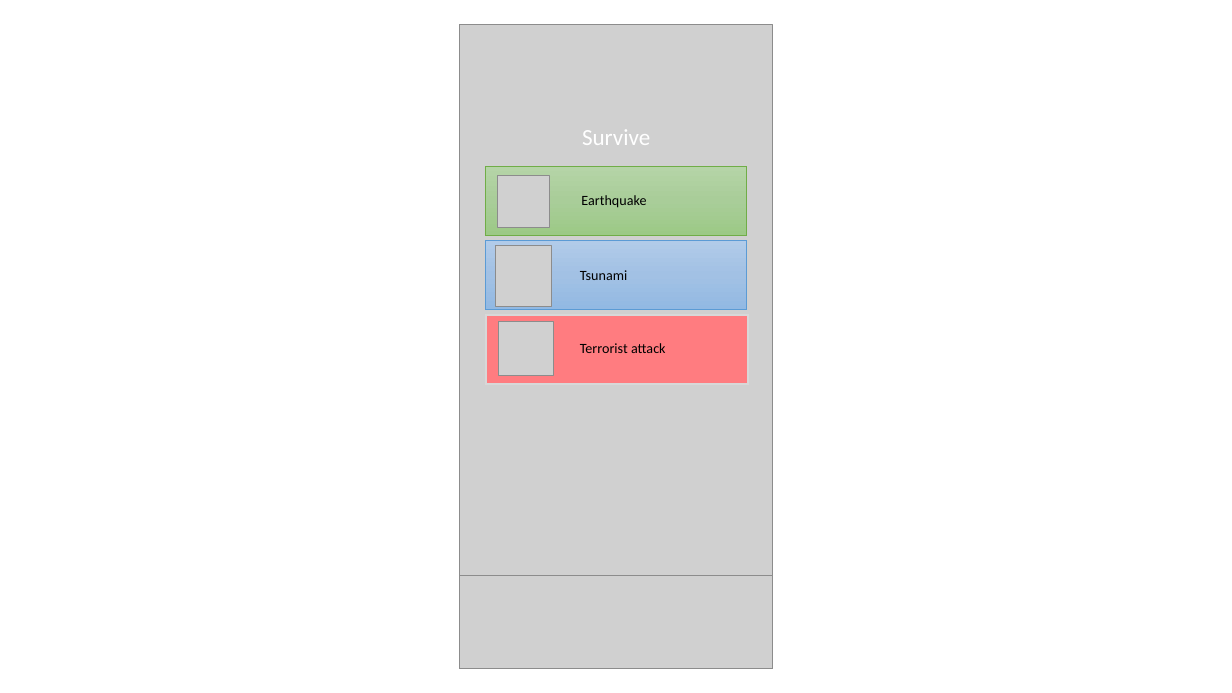
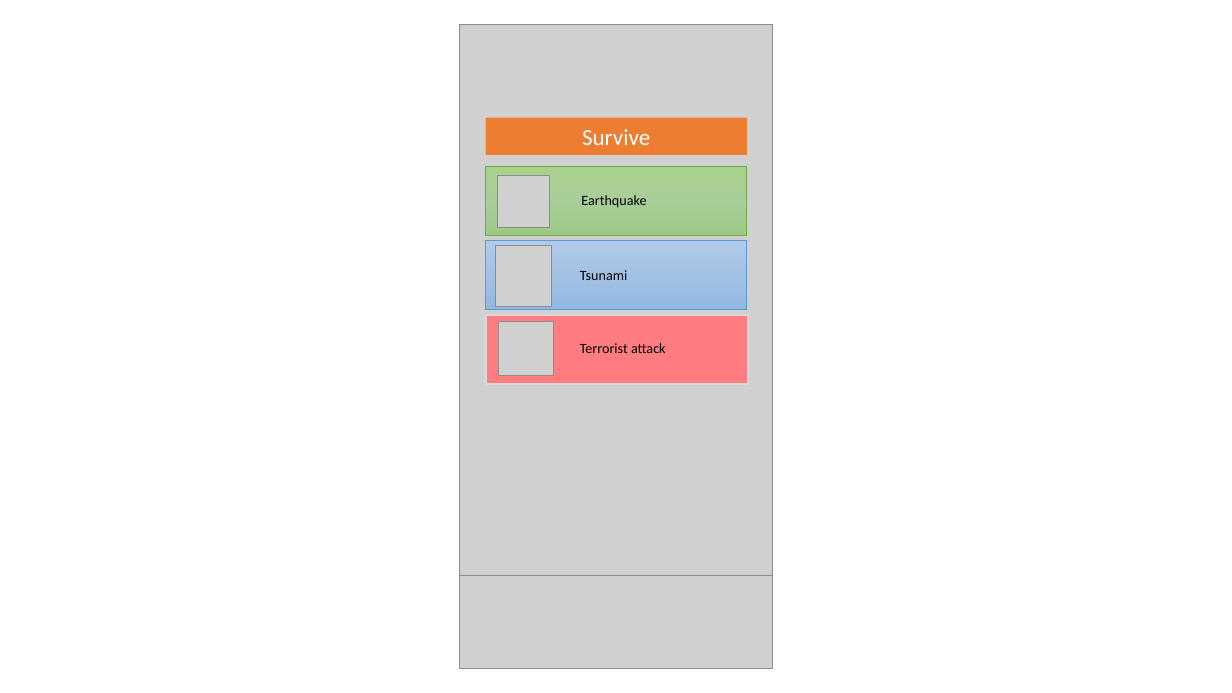
Before and after one commit to mistelip/survival-nervousnet, a slide deck: slide 1 of Docs/Survive Axon Demo design.pptx. Drawn at 1232x693 pixels with LibreOffice and Linux fonts; fonts in the diff are those of the drawing; grey boxes stand for pictures. Boxes give left, top, right and bottom in pixels: in the first picture for what was removed or moved away, otherwise in the second. Text is boxed around its words. In the diff, an @@ line names an element or a change of style, - is before the commit and + after.

```diff
--- a/Docs/Survive Axon Demo design.pptx
+++ b/Docs/Survive Axon Demo design.pptx
@@ rectangle "Survive": place and size @@
-rectangle "Survive" at [582, 130, 650, 145]
+rectangle "Survive" at [486, 117, 748, 154]
@@ rectangle "Survive" at [486, 117, 748, 154]: fill none to #ED7D31 @@
@@ rectangle at [485, 166, 747, 236]: fill gradient #B5D5A7 to #AACE9A to #9CC987 to gradient #A9D18E to #AACE9A to #9CC987 @@
```
Also in this commit, not shown: 4 other slides changed, 6 other files.
